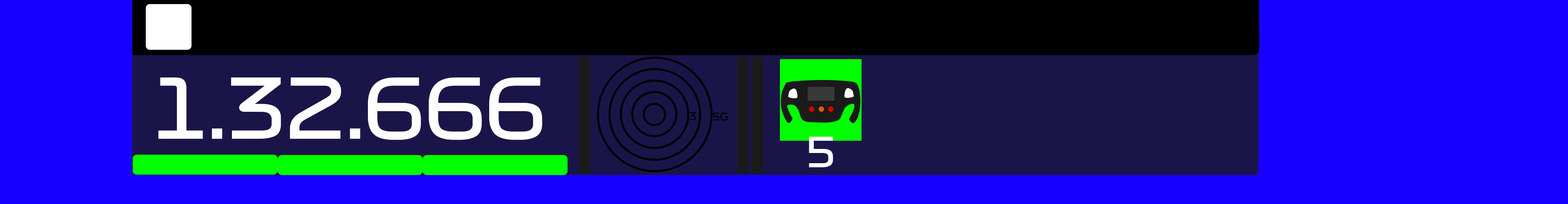
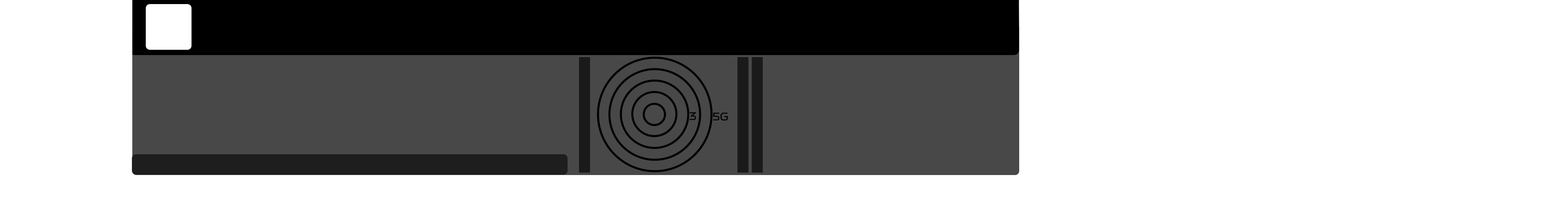
Layer changes from the first 1568×204 image to the second:
hid "5" over [808, 136, 833, 168]
hid "steeringWheelBlock" over [779, 59, 862, 141]
hid "1.32.666" over [158, 77, 543, 141]
hid "sector3" over [422, 155, 568, 176]
hid "sector2" over [277, 155, 423, 176]
hid "sector1" over [132, 154, 278, 175]
painted on "blabkBar" over [132, 0, 1260, 56]
painted on "greyBackground" over [1015, 24, 1259, 176]
hid "greenScreenBackground" over [0, 0, 1568, 204]
